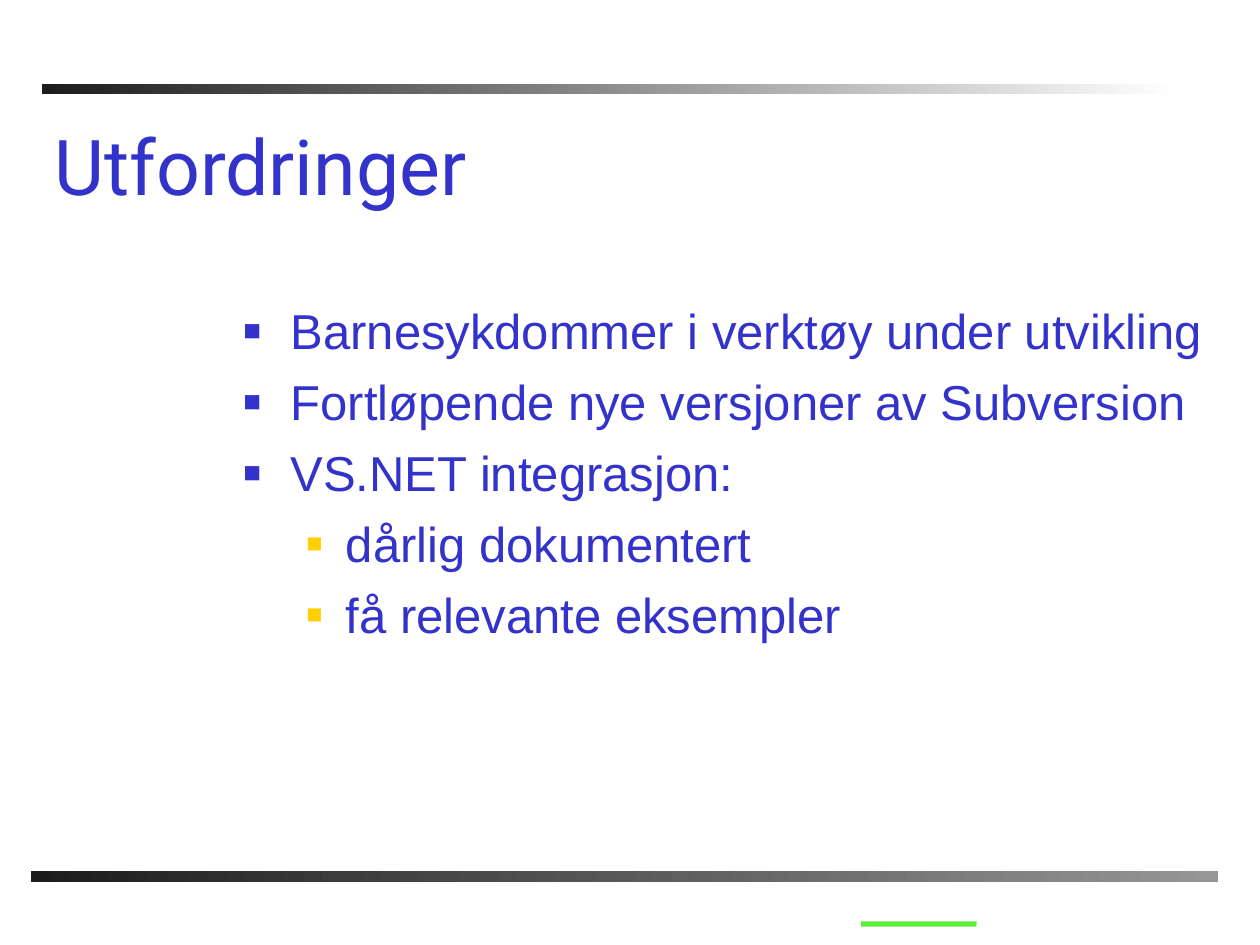
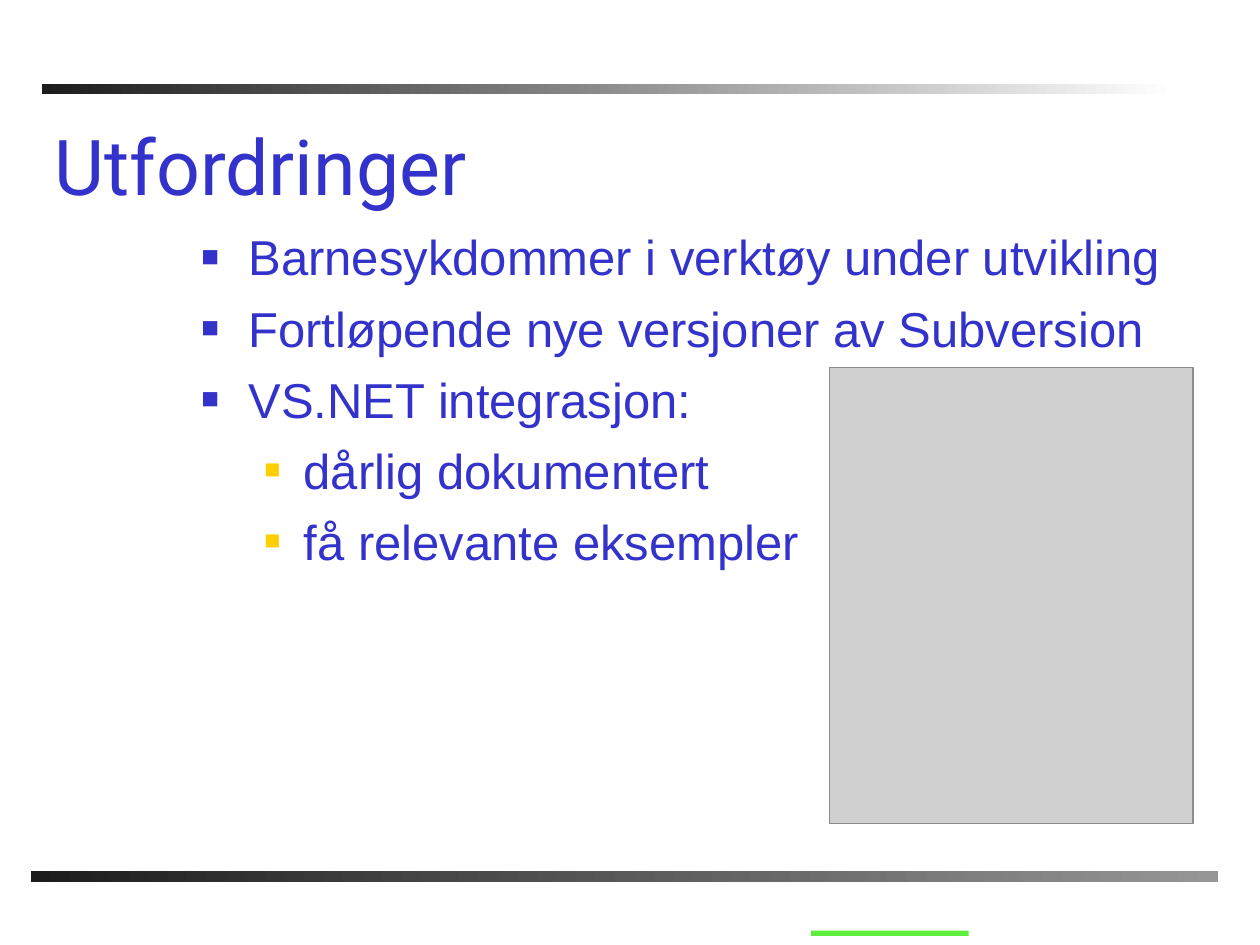
Before and after one commit to PhilJollans/AnkhSVN2019, a slide deck: slide 17 of doc/powerpoint/Subversion_addin_for_VS.NET.ppt (slide 23 before the commit). Drawn at 1260x945 pixels with LibreOffice and Linux fonts; fonts in the diff are those of the drawing; grey boxes stand for pictures; background and template pictures are left out. Boxes give left, top, right and bottom in pixels: in the first picture for what was removed or moved away, otherwise in the second. Text is boxed around its words. In the diff, an @@ line names an element or a change of style, - is before the commit and + after.

```diff
--- a/doc/powerpoint/Subversion_addin_for_VS.NET.ppt
+++ b/doc/powerpoint/Subversion_addin_for_VS.NET.ppt
@@ text "Barnesykdommer i verktøy under utvikling": place and size @@
-text "Barnesykdommer i verktøy under utvikling" at (291,313,1202,643)
+text "Barnesykdommer i verktøy under utvikling" at (249,239,1160,570)
@@ picture added at (829,368,1193,824) @@
@@ line moved from (861, 924) - (976, 924) to (811, 934) - (969, 934) @@
```
Also in this commit, not shown: 14 other slides changed, 2 slides added, 8 slides removed.
